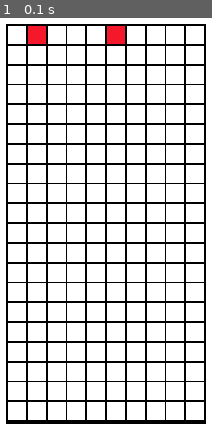
Above: before the commit, frame 1.
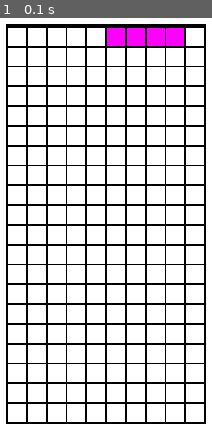
Above: after the commit, the same moment.

Repository: IM-THE-GRASS/pygame-tetris-remake
Game: pygame game, started from main.py
Same seed, same stepped clock (60 frames per second), same inputs: the game is played once before the commit and once after it.
Inputs:
- Up to frame 1 (0.1 s): no input

The runs differ from the first frame. In frame 1, 16% of the frame differs, in the area x 3-97%, y 1-99%.

Commit message:
i can move the peices now and i got started on gravity

Diff:
--- a/main.py
+++ b/main.py
@@ -12,22 +12,28 @@
 print(sq_width)
 lines = int(board_height / (sq_width + gap))
 squares = {}
-
+gravity_wait = 0
 window_width = 400
 window_height = 600
 
 center = (window_width/2,window_height/2)
 I = ((0,0),(1,0),(2,0),(3,0))
 class peice:
-    def __init__(self,shape) -> None:
+    def __init__(self,shape, position) -> None:
+        self.pos = position
+
         self.shape = shape
+        self.draw_at(position)
     def draw_at(self, pos):
         for square in self.shape:
-            print(square)
-            offset_x = I[0][0] + pos[0]
-            print(offset_x)
-            #square["color"] = (255,0,255)
-            #square["state"] = 0
+            offset_x = square[0] + pos[0]
+            offset_y = square[1] + pos[1]
+
+            new_pos = (offset_x,offset_y)
+            thesquare = squares[new_pos]
+
+            thesquare["color"] = (255,0,255)
+            thesquare["state"] = 0
 
 
 screen = pygame.display.set_mode((window_width, window_height))
@@ -36,27 +42,34 @@
 board = pygame.Rect(0,0,0,0)
 board.size = (board_width,board_height)
 board.center = center
+clock = pygame.time.Clock()
 for line in range(lines):
     for i in range(columns):
 
         sq = pygame.Rect(0,0,0,0)
         sq.size = (sq_width,sq_width)
-        sq.topleft = (board.topleft[0] + gap + ((i * gap) + (i * sq_width)), board.topleft[1] + gap + ((line * gap) + (line * sq_width)))
+        sq.bottomleft = (board.bottomleft[0] + gap + ((i * gap) + (i * sq_width)), board.bottomleft[1] - gap - ((line * gap) + (line * sq_width)))
 
-        squares[(line, i)] = {"rect": sq, "color": (255,255,255), "state": 0}
+        squares[(i, line)] = {"rect": sq, "color": (255,255,255), "state": 0}
 while running:
     for event in pygame.event.get():
         if event.type == pygame.QUIT:
             running = False
+        if event.type == pygame.K_RIGHT:
+            print("roght")
+
     screen.fill((255, 255, 255))
     pygame.draw.rect(screen, (0,0,0), board)
 
+    clock.tick(60)
+    if gravity_wait > 60:
+        print("down")
+        gravity_wait = 0
+    gravity_wait += 1
 
 
-    peices = peice(I)
-    peices.draw_at((0,0))
-    squares[(0,1)]["color"] = (244,24,42)
-    squares[(0,5)]["color"] = (244,24,42)
+    peices = peice(I, (5,lines - 1))
+
     for square in squares.values():
         pygame.draw.rect(screen, square["color"], square["rect"])
 
